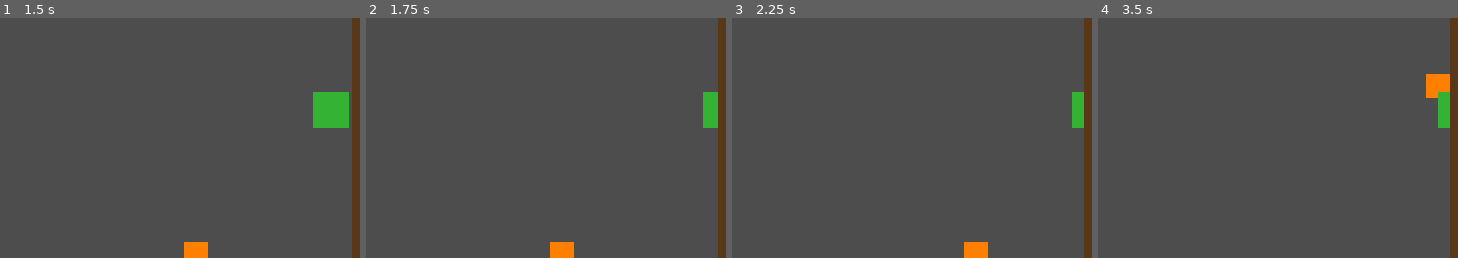
Above: before the commit, frames 1-4 (left to right).
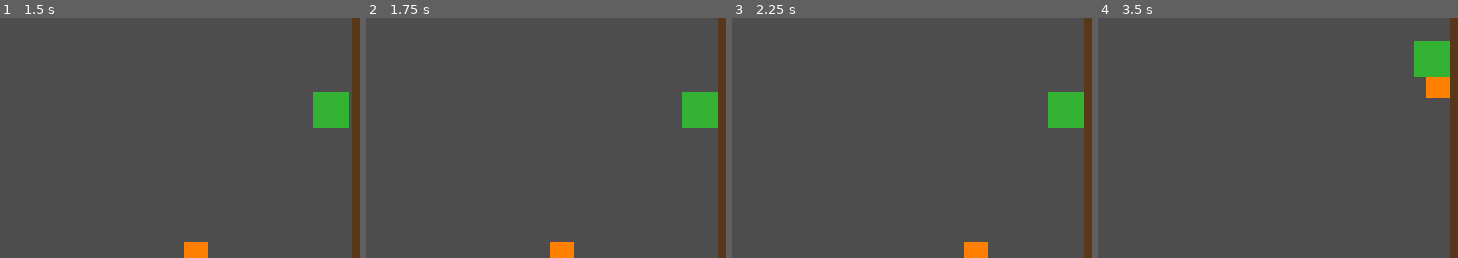
Above: after the commit, the same moments.

Repository: nocooldog/FC-Zelda-remake
Game: Godot game, scene res://scenes/main.tscn
Same seed, same stepped clock (60 frames per second), same inputs: the game is played once before the commit and once after it.
Inputs:
- Up to frame 1 (1.5 s): tap Enter at 0.5 s; hold Right 0.53-1.28 s; hold Space 0.53-1.28 s; hold S from 1.28 s (still down); tap M at 1.35 s
- Up to frame 2 (1.75 s): keep holding S; tap Space at 1.52, 1.55 s
- Up to frame 3 (2.25 s): tap Space at 1.82 s; release S at 2.03 s; hold Right from 2.03 s (still down); hold Space from 2.03 s (still down); tap Enter at 2.1 s
- Up to frame 4 (3.5 s): release Right at 2.78 s; release Space at 2.78 s; hold W from 2.78 s (still down); tap Space at 2.85, 3.02, 3.32 s
The pictures show only the part of the screen within x 48-98%, y 43-93%; the shares and areas given below are measured in that part.

Frame 1 is identical in both runs. In frame 2, 0.9% of the frame differs, in the area x 87-94%, y 30-46%; in frame 3, 1.0%; in frame 4, 2.0%, in the area x 87-98%, y 9-46%.
Error in both runs: Invalid assignment of property or key 'color' with value of type 'Color' on a base object of type 'PanelContainer'. (res://scripts/menu.gd:33)

Commit message:
v0.2: 攻击命中 + 统一边界 + 史莱姆shape补全
- player.gd: 添加 PhysicsShapeQueryParameters2D 攻击检测
- player.gd: pickup_sword 同步到 game.has_sword
- enemy.gd: 统一 240×160 边界 (6, 234) x (6, 154)
- enemy.gd: collision_layer=2, 死亡禁用物理
- slime.tscn: 加 RectangleShape2D 12x12 + collision_layer

Diff:
--- a/src/scenes/slime.tscn
+++ b/src/scenes/slime.tscn
@@ -1,12 +1,18 @@
-[gd_scene load_steps=2 format=3 uid="uid://slime01"]
+[gd_scene load_steps=3 format=3 uid="uid://slime01"]
 
 [ext_resource type="Script" path="res://scripts/enemy.gd" id="1"]
+
+[sub_resource type="RectangleShape2D" id="Shape2D_slime"]
+size = Vector2(12, 12)
 
 [node name="Slime" type="CharacterBody2D"]
 position = Vector2(200, 112)
 script = ExtResource("1")
+collision_layer = 2
+collision_mask = 1
 
 [node name="CollisionShape2D" type="CollisionShape2D" parent="."]
+shape = SubResource("Shape2D_slime")
 
 [node name="ColorRect" type="ColorRect" parent="."]
 offset_left = -6.0
--- a/src/scripts/enemy.gd
+++ b/src/scripts/enemy.gd
@@ -7,6 +7,11 @@
 var health: int = 1
 var is_dead: bool = false
 
+func _ready() -> void:
+	add_to_group("enemy")
+	collision_layer = 2  # enemy layer
+	collision_mask = 1  # collide with world (player layer)
+
 func _physics_process(delta: float) -> void:
 	if is_dead:
 		return
@@ -14,23 +19,31 @@
 	velocity = direction * SPEED
 	move_and_slide()
 
+	# 统一 240×160 边界
 	position.x = clamp(position.x, 6.0, 234.0)
 	position.y = clamp(position.y, 6.0, 154.0)
 
 	# 碰墙反向
-	if position.x <= 6.0 or position.x >= 250.0:
+	if position.x <= 6.0 or position.x >= 234.0:
 		direction.x *= -1
-	if position.y <= 6.0 or position.y >= 218.0:
+	if position.y <= 6.0 or position.y >= 154.0:
 		direction.y *= -1
 
 func take_damage() -> void:
+	if is_dead:
+		return
 	health -= 1
 	if health <= 0:
 		die()
 
 func die() -> void:
 	is_dead = true
+	collision_layer = 0
+	collision_mask = 0
+	velocity = Vector2.ZERO
 	# 变色表示死亡
 	modulate = Color(0.5, 0.5, 0.5, 0.5)
+	set_process(false)
+	set_physics_process(false)
 	await get_tree().create_timer(0.5).timeout
-	queue_free()
+	call_deferred("queue_free")
--- a/src/scripts/player.gd
+++ b/src/scripts/player.gd
@@ -4,15 +4,18 @@
 ## 键位：WASD/方向键移动，空格攻击
 
 const SPEED: float = 80.0
+const ATTACK_DURATION: float = 0.2
+const ATTACK_RANGE: float = 14.0
+
 var facing: Vector2 = Vector2.DOWN
 var has_sword: bool = false
 var is_attacking: bool = false
-const ATTACK_DURATION: float = 0.2
 
 func _ready() -> void:
 	add_to_group("player")
 
 func _physics_process(delta: float) -> void:
+	# 攻击中不动
 	if is_attacking:
 		position.x = clamp(position.x, 6.0, 234.0)
 		position.y = clamp(position.y, 6.0, 154.0)
@@ -39,6 +42,7 @@
 	velocity = direction * SPEED
 	move_and_slide()
 
+	# 边界（统一 240×160）
 	position.x = clamp(position.x, 6.0, 234.0)
 	position.y = clamp(position.y, 6.0, 154.0)
 
@@ -48,15 +52,56 @@
 func _draw() -> void:
 	var color = Color(0.4, 0.7, 1.0, 1.0) if has_sword else Color(1.0, 0.5, 0.0, 1.0)
 	draw_rect(Rect2(-4, -4, 8, 8), color)
+	if is_attacking:
+		# 攻击时画一个朝向方向的矩形（视觉提示）
+		var attack_color = Color(1, 1, 1, 0.7)
+		var ar = Rect2()
+		match facing:
+			Vector2.UP: ar = Rect2(-3, -4 - 8, 6, 8)
+			Vector2.DOWN: ar = Rect2(-3, 4, 6, 8)
+			Vector2.LEFT: ar = Rect2(-4 - 8, -3, 8, 6)
+			Vector2.RIGHT: ar = Rect2(4, -3, 8, 6)
+		draw_rect(ar, attack_color)
 
 func perform_attack() -> void:
 	is_attacking = true
+	queue_redraw()
+	# 攻击时检测朝向方向敌人
+	check_attack_hit()
 	await get_tree().create_timer(ATTACK_DURATION).timeout
 	is_attacking = false
+	queue_redraw()
+
+func check_attack_hit() -> void:
+	# 用 space_state 直接查询矩形区域
+	var space = get_world_2d().direct_space_state
+	var attack_offset = facing * ATTACK_RANGE / 2
+	var query_center = position + attack_offset
+	var query_size = Vector2()
+	match facing:
+		Vector2.UP, Vector2.DOWN:
+			query_size = Vector2(12, ATTACK_RANGE)
+		Vector2.LEFT, Vector2.RIGHT:
+			query_size = Vector2(ATTACK_RANGE, 12)
+
+	var query = PhysicsShapeQueryParameters2D.new()
+	query.collision_mask = 2  # enemy layer
+	query.collision_shape = RectangleShape2D.new()
+	(query.collision_shape as RectangleShape2D).size = query_size
+	query.transform = Transform2D(0, query_center)
+
+	var results = space.intersect_shape(query, 4)
+	for r in results:
+		var collider = r.get("collider")
+		if collider and collider.has_method("take_damage"):
+			collider.take_damage()
 
 func pickup_sword() -> void:
+	if has_sword:
+		return
 	has_sword = true
 	queue_redraw()
-	# 通知 game manager
-	if get_tree().get_nodes_in_group("game").size() > 0:
-		get_tree().get_nodes_in_group("game")[0].on_player_get_sword()
+	# 同步到 game manager
+	var game_nodes = get_tree().get_nodes_in_group("game")
+	if game_nodes.size() > 0:
+		game_nodes[0].on_player_get_sword()
